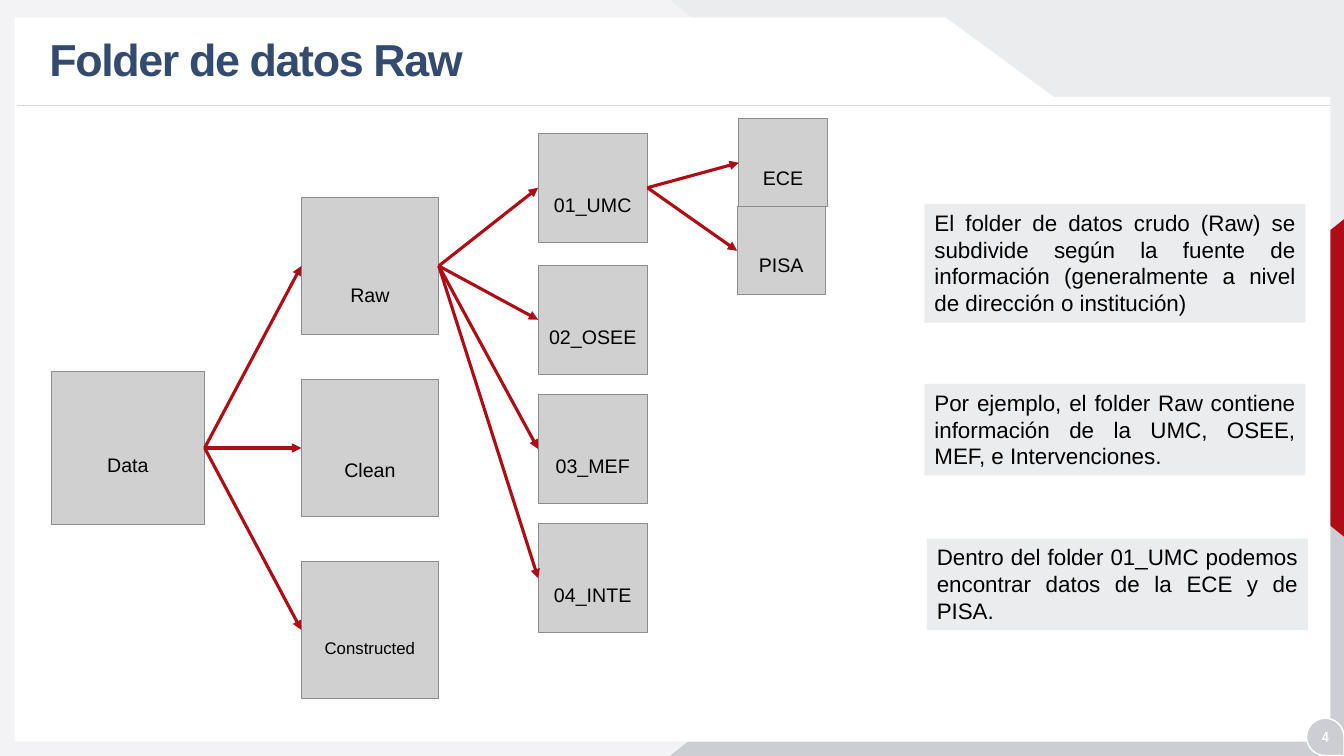
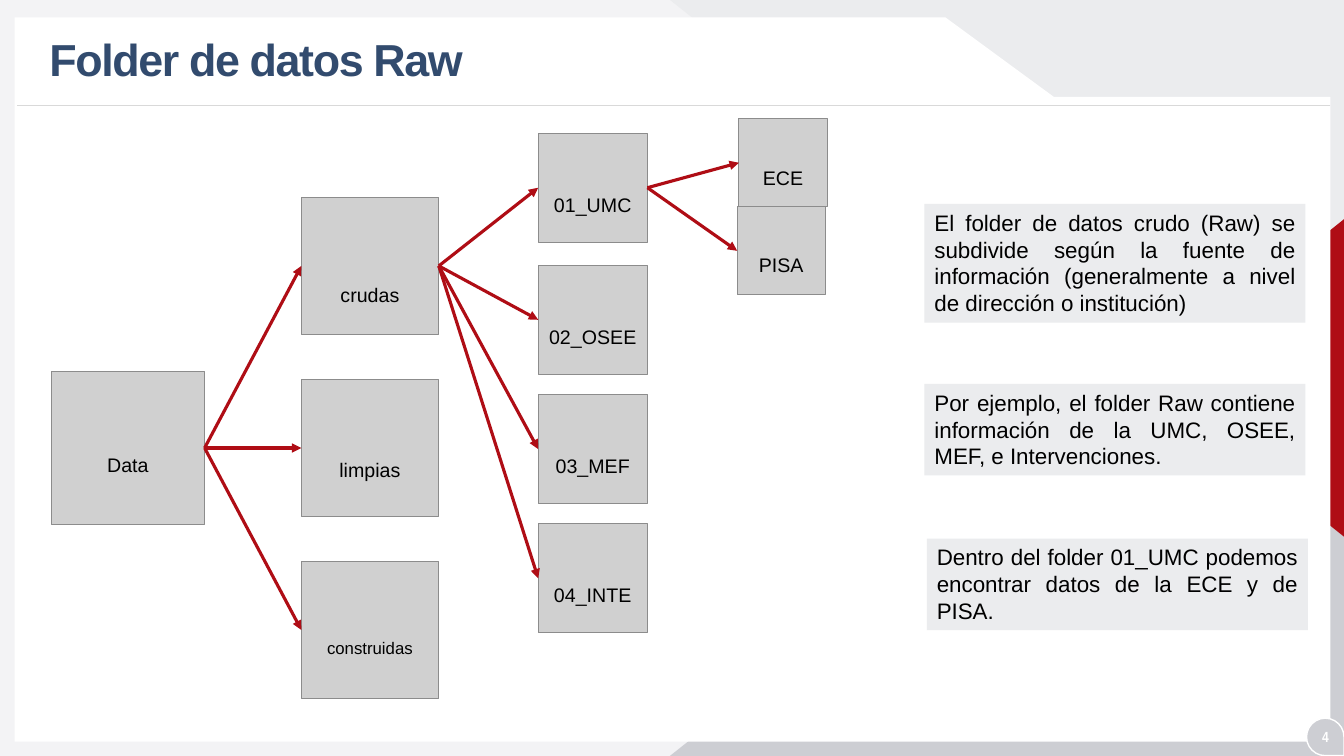
Before and after one commit to analistaup29/00_Data, a slide deck: slide 4 of 04_documentacion/estructura folder.pptx. Drawn at 1344x756 pixels with LibreOffice and Linux fonts; fonts in the diff are those of the drawing; grey boxes stand for pictures; background and template pictures are left out. Boxes give left, top, right and bottom in pixels: in the first picture for what was removed or moved away, otherwise in the second. Text is boxed around its words. In the diff, an @@ line names an element or a change of style, - is before the commit and + after.

Commit message:
update estructura folder

```diff
--- a/04_documentacion/estructura folder.pptx
+++ b/04_documentacion/estructura folder.pptx
@@ text at bbox=[340, 287, 399, 302]: text changed @@
-Raw
+crudas
@@ text at bbox=[339, 462, 400, 481]: text changed @@
-Clean
+limpias
@@ text at bbox=[327, 642, 413, 654]: text changed @@
-Constructed
+construidas
```
Also in this commit, not shown: 6 other slides changed, 1 other file.
